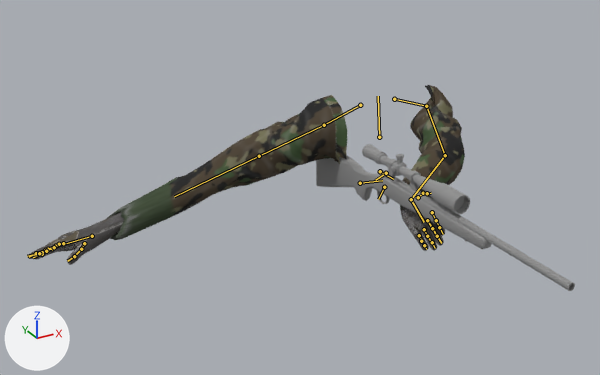
An edit to the Blender file Assets/Animation/FPS/Arms/arms.blend, drawn before and after from the same camera.
Rendered twice from a camera (50 mm lens) standing at (-1.517, -2.157, 0.888) and looking at (-0.463, -0.241, -0.07). Every picture has the same lights, and +X, +Y and +Z are marked at lower left. Both versions are drawn at frame 42 of the action 'Idle'; the numbers are the values there. The bones that bend it are drawn over the model as lines.

In view in the first picture: 'Gloves', 'M40A3 Rifle', 'Tops'.
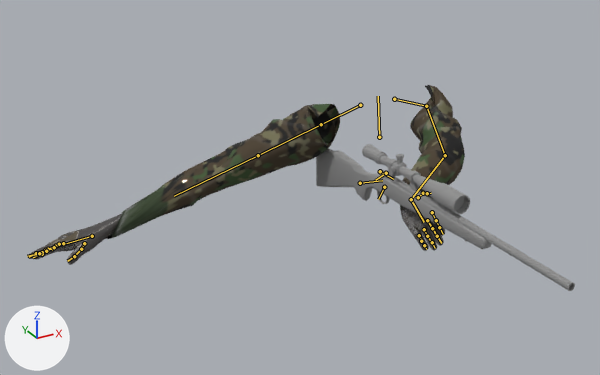
Pixel boxes (x1, y1, x2, y2) of what changed, in the pictures (600 x 375 px):
'Tops', posed
    before: (106, 85, 465, 240)
    after: (105, 85, 465, 239)
'Gloves', posed
    both: (27, 188, 445, 265)
bone 'mixamorig:RightShoulder', root to tip
    before: (360, 105) to (324, 125)
    after: (360, 105) to (321, 124)

The change in detail:
Bone 'mixamorig:RightShoulder' (bone_mixamorig_rightshoulder) turns from (0, 0, 0) to (-16, 120, 13) degrees about its own x, y and z.
